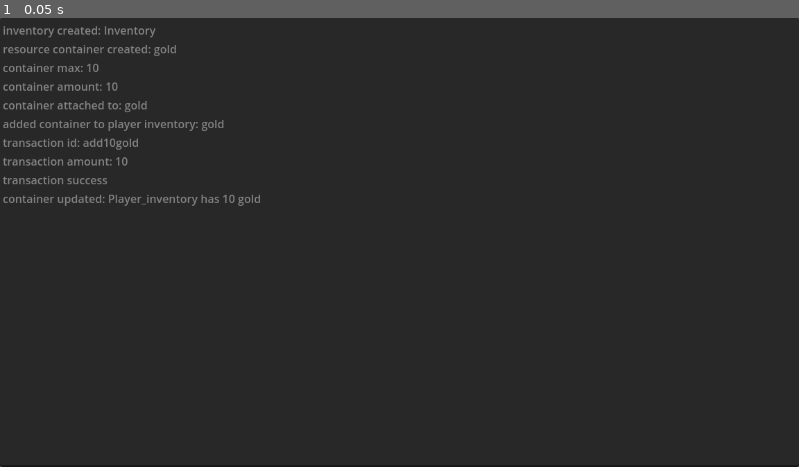
Above: before the commit, frame 1.
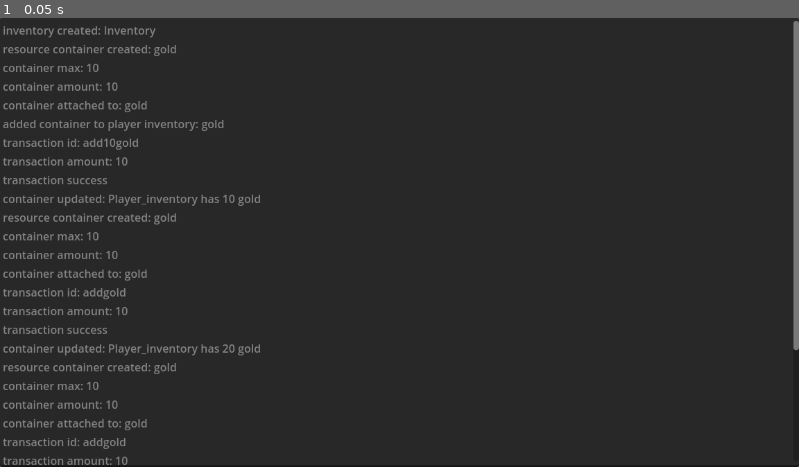
Above: after the commit, the same moment.

Repository: loteque/Godot-RMS
Game: Godot game, scene res://container_transaction_demo/demo.tscn
The game is run twice, just before and just after one commit, with the same random seed, the same clock (stepped at 60 frames per second) and the same inputs. The project has no main scene, so this scene is started directly.
Inputs:
- Up to frame 1 (0.05 s): no input

The runs differ from the first frame. In frame 1, 2.5% of the frame differs, in the area x 0-100%, y 0-100%.

Commit message:
add multiple instances and transactions to demo: success

Diff:
--- a/Resource.gd
+++ b/Resource.gd
@@ -20,22 +20,15 @@
 func get_container():
     return container
 
-func create_container(
-    con_nam: String,
-    con_amt: int,
-    con_min_amt: int,
-    con_max_amt: int,
-    inv_id: String = "",
-    inv_idx: int = 0
-    ):
+func create_container():
 
     container = ContainerResource.new(
-        con_nam,
-        con_amt,
-        con_min_amt,
-        con_max_amt,
-        inv_id,
-        inv_idx
+        id,
+        amount,
+        min_amount,
+        max_amount,
+        "",
+        0
         )
 
     created_container.emit(container)
@@ -45,7 +38,7 @@
     container = container_
     attached_container.emit()
 
-func _execute_transaction(transaction):
+func _execute_transaction(transaction: TransactionResource) -> int:
     var err = transaction.execute()
     transaction_executed.emit(transaction, err)
     if err == transaction.ERROR.success:
@@ -55,12 +48,20 @@
             transaction.get_reciever().get_inventory_id()
         )
 
-func send_update_to_inventory(reciever: Inventory):
-    var reciever_container = reciever.get_inventory().get_container_by_name(
+    return err
+
+func send_update_to_inventory(reciever_inventory: Inventory):
+    var reciever_container = reciever_inventory.get_inventory().get_container_by_name(
         container.get_id()
     )
 
     if reciever_container:
+
+        #debug
+        print("reciever_container: " + str(reciever_container))
+        print("reciever_inventory container id: " + str(reciever_container.get_id()))
+        print("reciever_inventory container max: " + str(reciever_container.get_max_amount()))
+        print("inventory container max: " + str(reciever_inventory.get_inventory().get_container_max_size()))
 
         var transaction = TransactionResource.new(
             container,
@@ -69,22 +70,28 @@
             container.get_amount()
         )
 
-        _execute_transaction(transaction)
+        #await get_tree().create_timer(1).timeout
+
+
+        var err = _execute_transaction(transaction)
+        print("transaction error code: " + str(err))
 
     else:
         var new_container = ContainerResource.new(
             container.get_id(),
             0,
             0,
-            reciever.get_inventory().get_container_max_size(),
-            reciever.get_inventory().get_id(),
+            reciever_inventory.get_inventory().get_container_max_size(),
+            reciever_inventory.get_inventory().get_id(),
             0
         )
+
+        #debug
         print("container id: " + str(new_container.get_id()))
         print("container max: " + str(new_container.get_max_amount()))
-        print("inventory container max: " + str(reciever.get_inventory().get_container_max_size()))
+        print("inventory container max: " + str(reciever_inventory.get_inventory().get_container_max_size()))
 
-        reciever.add_container(
+        reciever_inventory.add_container(
             new_container,
             0
         )
@@ -95,18 +102,16 @@
             "add" + str(container.get_amount()) + container.get_id(),
             container.get_amount()
         )
+
         print(str(transaction.get_sender(), transaction.get_reciever(), transaction.get_rate()))
-        _execute_transaction(transaction)
+
+        var err = _execute_transaction(transaction)
+        print("transaction error code: " + str(err))
 
     if depletable and container.get_amount() == 0:
         removed_container.emit()
-        parent.queue_free()
+        queue_free()
 
 
 func _ready():
-    create_container(
-        id,
-        amount,
-        min_amount,
-        max_amount
-    )
+    create_container()
--- a/container_transaction_demo/demo.gd
+++ b/container_transaction_demo/demo.gd
@@ -9,25 +9,51 @@
 func _ready():
     output = get_node("UI/Output")
 
-
     #send gold to the players inventory
     gold.send_update_to_inventory(player_inventory)
+    gold.queue_free()
+
+    #create a new gold with a value less than the players inventory space and add it to the scene
+    var new_gold = ResourceContainer.new()
+    new_gold.id = "gold"
+    new_gold.min_amount = 0
+    new_gold.max_amount = 10
+    new_gold.amount = 10
+    #connect signals
+    new_gold.connect("created_container", _on_resource_container_created_container)
+    new_gold.connect("attached_container", _on_resource_container_attached_container)
+    new_gold.connect("transaction_executed", _on_resource_container_transaction_executed)
+    new_gold.connect("updated_container", _on_resource_container_updated_container)
+    # add the new gold node to the scene tree
+    add_child(new_gold)
+
+    #send new gold to the players inventory
+    new_gold.send_update_to_inventory(player_inventory)
+    new_gold.queue_free()
 
 
-    #create a new gold with a value less than the players inventory space and add it to the scene
-    var new_gold = gold.duplicate()
-    new_gold.max_amount = 10
-    new_gold.amount = 10
-    add_child(new_gold)
-    #send new gold to the players inventory
-    new_gold.send_update_to_inventory(player_inventory)
-
+    gold = ResourceContainer.new()
+    gold.id = "gold"
+    gold.min_amount = 0
+    gold.max_amount = 10
+    gold.amount = 10
+    gold.connect("created_container", _on_resource_container_created_container)
+    gold.connect("attached_container", _on_resource_container_attached_container)
+    gold.connect("transaction_executed", _on_resource_container_transaction_executed)
+    gold.connect("updated_container", _on_resource_container_updated_container)
+    add_child(gold)
+    gold.send_update_to_inventory(player_inventory)
+    gold.queue_free()
 
     #create a new gold with a value greater than the players inventory space and add it to the scene
     var gold_110 = gold.duplicate()
     gold_110.max_amount = 110
     gold_110.amount = 110
     add_child(gold_110)
+    gold_110.connect("created_container", _on_resource_container_created_container)
+    gold_110.connect("attached_container", _on_resource_container_attached_container)
+    gold_110.connect("transaction_executed", _on_resource_container_transaction_executed)
+    gold_110.connect("updated_container", _on_resource_container_updated_container)
     #send new gold to the players inventory
     gold_110.send_update_to_inventory(player_inventory)
 
@@ -37,7 +63,9 @@
     result = result + "container max: " + str(container.get_max_amount()) + "\n"
     result = result + "container amount: " + str(container.get_amount()) + "\n"
 
+
 func _on_resource_container_attached_container(attached_to):
+    #this hack is messing stuff up
     gold = attached_to
     result = result + "container attached to: " + str(attached_to.id) + "\n"
 
--- a/inventory_container.gd
+++ b/inventory_container.gd
@@ -41,6 +41,8 @@
         #this match is case dependent
         if container._id == container_id:
             selected = container
+        else:
+            print("no match in inventory_container")
 
     print("looked up: " + container_id)
     print("found: " + str(selected))
--- a/transaction_resource.gd
+++ b/transaction_resource.gd
@@ -8,6 +8,7 @@
 
 enum ERROR{
     success,
+    unknown,
     no_reciever,
     reciver_unavailable,
     no_sender,
@@ -27,21 +28,16 @@
     return _reciever
 
 func execute():
-
-    if !_reciever:
-        # we should return an error
-        print("transaction "
-            + _id +
-            " has no _reciever"
-            )
+    #push_error("there was an execution error in transaction.execute()")
+    if _reciever == null:
 
         return ERROR.no_reciever
 
-    if _reciever.state == _reciever.STATUS.unavailable:
+    if _reciever.status == _reciever.STATUS.unavailable:
 
         return ERROR.reciver_unavailable
 
-    if _sender.state == _sender.STATUS.unavailable:
+    if _sender.status == _sender.STATUS.unavailable:
 
         return ERROR.sender_unavailabe
 
@@ -57,6 +53,8 @@
             _reciever.add(_rate)
             return ERROR.success
 
+    return ERROR.unknown
+
 func _init(sender: ContainerResource,
             reciever: ContainerResource,
             id: String = "",
